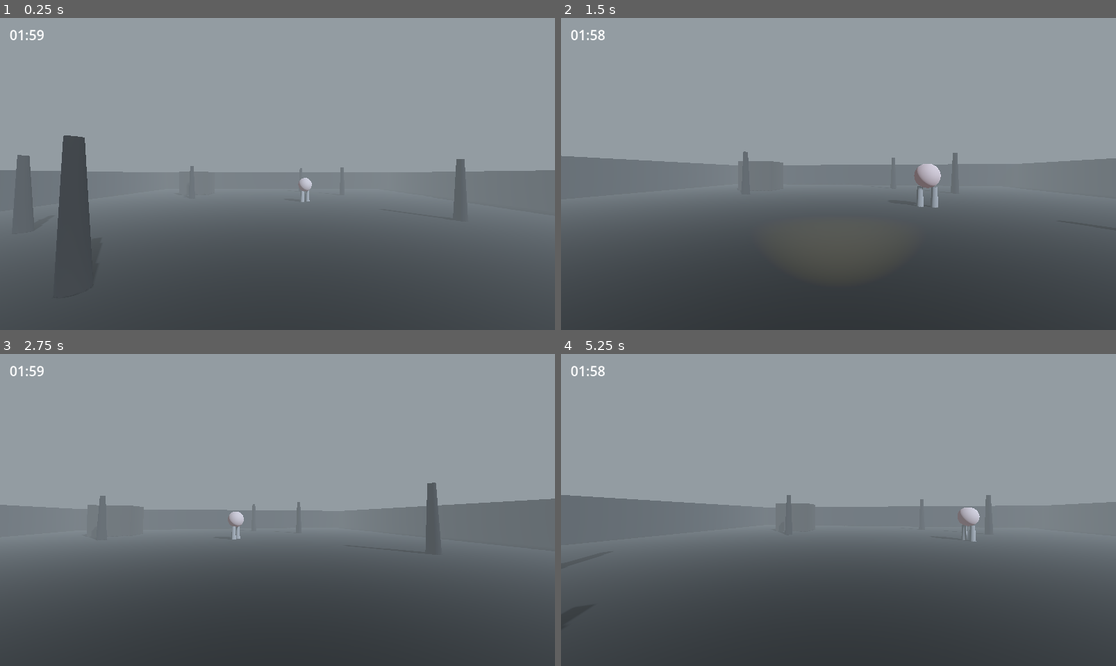
Above: before the commit, frames 1-4 (two rows, left to right).
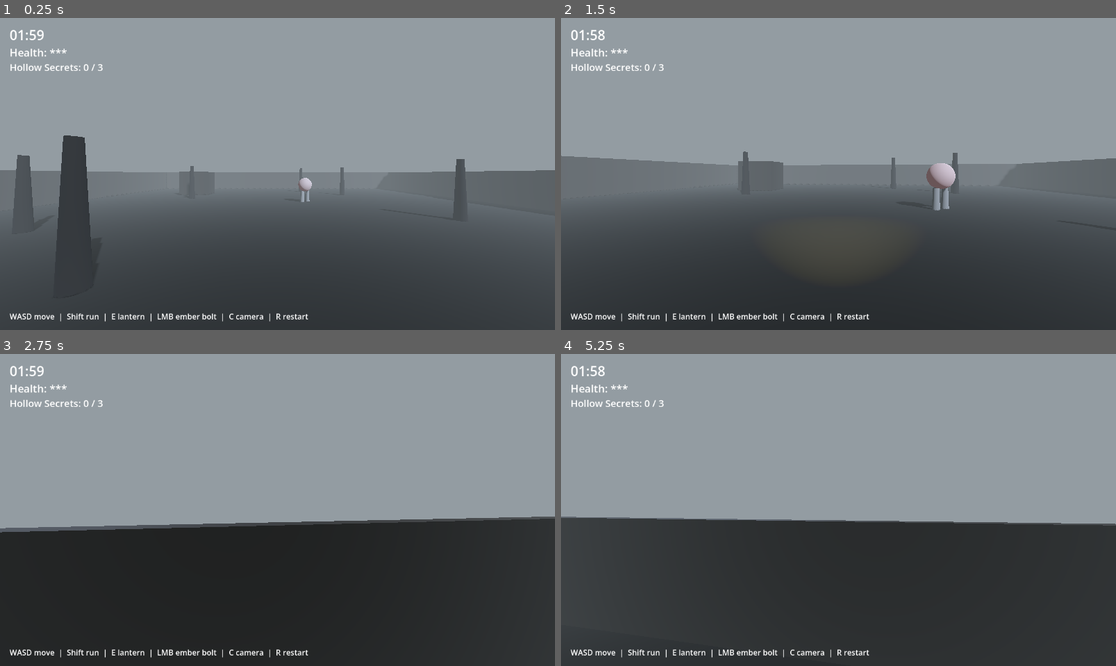
Above: after the commit, the same moments.

Repository: sashaperaza315/Armani-Studios
Game: Godot game, scene res://scenes/environments/forgotten_orchard/forgotten_orchard.tscn
The game is run twice, just before and just after one commit, with the same random seed, the same clock (stepped at 60 frames per second) and the same inputs.
Inputs (mouse positions are in pixels of both pictures, inside the frame that each line leads up to):
- Up to frame 1 (0.25 s): no input
- Up to frame 2 (1.5 s): move the mouse to (866, 174) at 0.52 s; hold Shift (sprint) 0.53-1.28 s; hold W (move_forward) from 0.53 s (still down); tap E (interact) at 0.6 s; click (866, 174) at 0.67 s; move the mouse to (810, 174) at 1.27 s; tap Shift (sprint) at 1.35 s
- Up to frame 3 (2.75 s): keep holding W (move_forward); click (249, 510) at 1.55 s; tap R (restart) at 2 s; move the mouse to (288, 503) at 2.02 s; hold C (toggle_camera, bound only after the commit) from 2.03 s (still down); click (288, 503) at 2.1 s
- Up to frame 4 (5.25 s): keep holding W (move_forward); move the mouse to (832, 516) at 2.77 s; release C (toggle_camera, bound only after the commit) at 2.78 s; tap C (toggle_camera, bound only after the commit) at 2.85 s; click (832, 516) at 2.92 s; tap E (interact) at 3.05, 3.6 s; move the mouse to (877, 513) at 3.52 s; hold Shift (sprint) 3.53-4.28 s; click (877, 513) at 3.67 s; tap R (restart) at 4.15 s; move the mouse to (794, 506) at 4.27 s; tap Shift (sprint) at 4.35 s; click (794, 506) at 4.55 s; move the mouse to (844, 510) at 5.02 s; hold C (toggle_camera, bound only after the commit) from 5.03 s (still down); click (844, 510) at 5.1 s

The runs differ from the first frame. In frame 1, 0.7% of the frame differs, in the area x 1-56%, y 9-98%; in frame 2, 1.4%; in frame 3, 45%, in the area x 0-100%, y 9-100%; in frame 4, 32%.

Commit message:
Sprint 0.5: playtest-driven revisions (Creative Decision Session #003)
- Camera: togglable first/third-person (C key), visible Warden body in
  third-person only, preserving Decision #1 as a mode rather than erasing it.
- Combat: Lantern Ember Bolt weapon (LMB), Watcher takes damage and can be
  defeated -> new win path. Flagged as provisional per Session #003 -
  revisit at next playtest before treating as locked canon.
- Objectives: finding all 3 Hollow secrets is now a second win path.
- Health: 3-hit health bar replaces instant loss on any Watcher hit.
- Bugfix: added an 8s activation delay before the Watcher can detect the
  player at all, restoring Decision #3's 'quiet first' intent that the
  original Sprint 0 build broke on this map scale.
- Fix: brightened fence material + slightly reduced fog density so the
  orchard boundary reads clearly instead of looking like '1 random wall.'
- Logged all of this as Creative Decision Session #003 rather than
  silently overwriting the original locked decisions.

Diff:
--- a/project/scenes/environments/forgotten_orchard/forgotten_orchard.tscn
+++ b/project/scenes/environments/forgotten_orchard/forgotten_orchard.tscn
@@ -13,7 +13,7 @@
 ambient_light_energy = 0.5
 fog_enabled = true
 fog_light_color = Color(0.45, 0.48, 0.5, 1)
-fog_density = 0.035
+fog_density = 0.022
 fog_sky_affect = 1.0
 tonemap_mode = 2
 
@@ -28,8 +28,11 @@
 roughness = 1.0
 
 [sub_resource type="StandardMaterial3D" id="FenceMat"]
-albedo_color = Color(0.1, 0.09, 0.08, 1)
-roughness = 1.0
+albedo_color = Color(0.32, 0.29, 0.25, 1)
+roughness = 0.85
+emission_enabled = true
+emission = Color(0.18, 0.17, 0.15, 1)
+emission_energy_multiplier = 0.3
 
 [sub_resource type="BoxShape3D" id="FenceShapeNS"]
 size = Vector3(34, 2.5, 0.3)
--- a/project/scenes/player/player.tscn
+++ b/project/scenes/player/player.tscn
@@ -7,12 +7,26 @@
 radius = 0.35
 height = 1.7
 
+[sub_resource type="CapsuleMesh" id="CapsuleMesh_1"]
+radius = 0.35
+height = 1.7
+
+[sub_resource type="StandardMaterial3D" id="WardenMat"]
+albedo_color = Color(0.35, 0.32, 0.3, 1)
+roughness = 0.9
+
 [node name="Player" type="CharacterBody3D"]
 script = ExtResource("1")
 
 [node name="Collision" type="CollisionShape3D" parent="."]
 transform = Transform3D(1, 0, 0, 0, 1, 0, 0, 0, 1, 0, 0.9, 0)
 shape = SubResource("CapsuleShape3D_1")
+
+[node name="WardenBody" type="MeshInstance3D" parent="."]
+visible = false
+transform = Transform3D(1, 0, 0, 0, 1, 0, 0, 0, 1, 0, 0.9, 0)
+mesh = SubResource("CapsuleMesh_1")
+surface_material_override/0 = SubResource("WardenMat")
 
 [node name="Head" type="Node3D" parent="."]
 transform = Transform3D(1, 0, 0, 0, 1, 0, 0, 0, 1, 0, 1.6, 0)
@@ -24,6 +38,9 @@
 [node name="InteractRay" type="RayCast3D" parent="Head/Camera3D"]
 target_position = Vector3(0, 0, -2.5)
 
+[node name="AttackRay" type="RayCast3D" parent="Head/Camera3D"]
+target_position = Vector3(0, 0, -15.0)
+
 [node name="SpiritLantern" type="Node3D" parent="Head/Camera3D"]
 script = ExtResource("2")
 
@@ -34,3 +51,10 @@
 shadow_enabled = true
 spot_range = 8.5
 spot_angle = 30.0
+
+[node name="ThirdPersonRig" type="Node3D" parent="Head"]
+
+[node name="Camera3D" type="Camera3D" parent="Head/ThirdPersonRig"]
+current = false
+fov = 75.0
+transform = Transform3D(-1, 0, 0, 0, 1, 0, 0, 0, -1, 0, 1.3, 4.0)
--- a/project/scenes/ui/hud.tscn
+++ b/project/scenes/ui/hud.tscn
@@ -13,6 +13,33 @@
 theme_override_font_sizes/font_size = 28
 text = "02:00"
 
+[node name="HealthLabel" type="Label" parent="."]
+offset_left = 20.0
+offset_top = 56.0
+offset_right = 260.0
+offset_bottom = 92.0
+theme_override_font_sizes/font_size = 22
+text = "Health: ***"
+
+[node name="ObjectiveLabel" type="Label" parent="."]
+offset_left = 20.0
+offset_top = 88.0
+offset_right = 320.0
+offset_bottom = 124.0
+theme_override_font_sizes/font_size = 20
+text = "Hollow Secrets: 0 / 3"
+
+[node name="ControlsHint" type="Label" parent="."]
+anchors_preset = 2
+anchor_top = 1.0
+anchor_bottom = 1.0
+offset_left = 20.0
+offset_top = -40.0
+offset_right = 620.0
+offset_bottom = -10.0
+theme_override_font_sizes/font_size = 16
+text = "WASD move  |  Shift run  |  E lantern  |  LMB ember bolt  |  C camera  |  R restart"
+
 [node name="MessageLabel" type="Label" parent="."]
 visible = false
 anchors_preset = 8
--- a/project/scripts/creatures/watcher.gd
+++ b/project/scripts/creatures/watcher.gd
@@ -1,23 +1,24 @@
 extends CharacterBody3D
 ## The Watcher — Sprint 0's only creature. GDD section 5.1 / Armani's
-## Creative Decision #4-5.
+## Creative Decision #4-5. Health/defeat added in Creative Decision
+## Session #003 (post-Sprint-0 playtest, provisional pending next test).
 ##
-## Three-zone rule (GDD 5.1 "Behavior rules", SPRINT_0.md: "this is the
-## entire game — get the feel right before anything else"):
+## Three-zone rule (GDD 5.1 "Behavior rules"):
 ##   1. IDLE   — outside laser range, unaware, patrols its home area.
 ##   2. TRACK  — inside laser range but outside the safe zone: tracks,
-##               telegraphs, fires a laser. Player must break line of
-##               sight or use cover.
+##               telegraphs, fires a laser.
 ##   3. SAFE   — inside laser-disable range but outside kick range: the
-##               core exploit. Laser is off, kick can't reach yet. It just
-##               stares. This is the "get close to stop the laser, but not
-##               too close" risk/reward band the design calls out by name.
-##   4. KICK   — inside kick range: laser is impossible, it kicks instead.
-## Distance thresholds are tuning knobs — playtest with Armani per
-## SPRINT_0.md step 7 before treating any number here as final.
+##               core exploit. Laser is off, kick can't reach yet.
+##   4. KICK   — inside kick range: kicks instead of firing.
+##
+## ACTIVATION_DELAY is a bugfix, not a design pivot: Armani's Decision #3
+## asked for a few quiet seconds before any Watcher tension starts, and
+## the original Sprint 0 build broke that on a map this small relative to
+## LASER_RANGE. This restores the intended pacing.
 
 enum State { IDLE, TRACK, SAFE, KICK }
 
+const ACTIVATION_DELAY := 8.0
 const KICK_RANGE := 2.0
 const LASER_DISABLE_RANGE := 4.5  # upper bound of the safe zone
 const LASER_RANGE := 12.0
@@ -28,6 +29,7 @@
 const PATROL_WAIT_MIN := 2.0
 const PATROL_WAIT_MAX := 4.5
 const PATROL_RADIUS := 7.0
+const MAX_HEALTH := 3
 
 @onready var los_ray: RayCast3D = $LineOfSightRay
 @onready var laser_beam: MeshInstance3D = $LaserBeam
@@ -43,6 +45,9 @@
 var telegraphing := false
 var telegraph_timer := 0.0
 var flash_timer := 0.0
+var activation_timer := ACTIVATION_DELAY
+var health := MAX_HEALTH
+var defeated := false
 
 
 func _ready() -> void:
@@ -61,10 +66,26 @@
 
 
 func on_lantern_hit() -> void:
-	# Detectable reaction to the lantern beam (SPRINT_0.md requirement).
-	# Placeholder flicker on the blockout mesh; swap for material flash +
-	# audio cue once real art/audio lands (see GDD section 8).
 	flash_timer = 0.35
+
+
+func take_damage(amount: int) -> void:
+	if defeated:
+		return
+	health -= amount
+	flash_timer = 0.3
+	if health <= 0:
+		_defeat()
+
+
+func _defeat() -> void:
+	defeated = true
+	telegraphing = false
+	laser_beam.visible = false
+	set_physics_process(false)
+	var tween := create_tween()
+	tween.tween_property(self, "scale", Vector3(0.05, 0.05, 0.05), 0.6)
+	GameManager.watcher_defeated()
 
 
 func _physics_process(delta: float) -> void:
@@ -77,6 +98,12 @@
 		eye.scale = Vector3.ONE * (1.0 + 0.06 * sin(flash_timer * 40.0))
 	else:
 		eye.scale = Vector3.ONE
+
+	if activation_timer > 0.0:
+		activation_timer -= delta
+		_process_idle(delta)
+		move_and_slide()
+		return
 
 	var distance := global_position.distance_to(player.global_position)
 	var can_see := _has_line_of_sight()
@@ -152,7 +179,6 @@
 
 
 func _process_safe() -> void:
-	# The exploit zone: laser is disabled, kick can't reach. It just stares.
 	velocity.x = 0.0
 	velocity.z = 0.0
 	_face_player()
@@ -190,7 +216,7 @@
 			laser_beam.visible = false
 	)
 	if hit and global_position.distance_to(player.global_position) <= LASER_RANGE:
-		GameManager.player_caught("The Watcher's laser found you.")
+		GameManager.player_hit(1, "The Watcher's laser found you.")
 
 
 func _aim_laser_beam() -> void:
@@ -212,4 +238,4 @@
 	kick_timer -= delta
 	if kick_timer <= 0.0:
 		kick_timer = KICK_COOLDOWN
-		GameManager.player_caught("The Watcher kicked you.")
+		GameManager.player_hit(1, "The Watcher kicked you.")
--- a/project/scripts/items/hidden_object.gd
+++ b/project/scripts/items/hidden_object.gd
@@ -1,8 +1,7 @@
 extends Node3D
 ## Attach to any prop that should be invisible until lit by the Spirit
-## Lantern. Sprint 0: 2-3 of these placed in The Forgotten Orchard.
-
-@export var stays_revealed := true
+## Lantern. Feeds GameManager's "find 3 Hollow secrets" escape objective
+## (Creative Decision Session #003).
 
 var revealed := false
 
@@ -13,7 +12,8 @@
 
 
 func on_lit() -> void:
-	if revealed and stays_revealed:
+	if revealed:
 		return
 	revealed = true
 	visible = true
+	GameManager.secret_found()
--- a/project/scripts/player/player.gd
+++ b/project/scripts/player/player.gd
@@ -1,27 +1,35 @@
 extends CharacterBody3D
-## The Young Warden — Sprint 0 first-person controller.
-## Camera perspective is LOCKED to first-person (Armani, Creative Decision #1).
-## Scope: walk/run, look, collide with orchard geometry, single interact
-## input that toggles the Spirit Lantern (or triggers a nearby interactable).
+## The Young Warden — Sprint 0.5 controller.
+## Camera is now TOGGLABLE between first-person (original Creative
+## Decision #1) and third-person (Armani's playtest request — see
+## Creative Decision Session #003 in ARMANI_CREATIVE_DECISIONS.md).
+## Also adds the Lantern Ember Bolt weapon from that same session.
 
 const SPEED := 4.2
 const SPRINT_SPEED := 6.4
 const MOUSE_SENSITIVITY := 0.0025
 const GRAVITY := 9.8
 const INTERACT_RANGE := 2.5
+const ATTACK_COOLDOWN := 1.0
 
 @onready var head: Node3D = $Head
-@onready var camera: Camera3D = $Head/Camera3D
+@onready var fps_camera: Camera3D = $Head/Camera3D
+@onready var third_person_camera: Camera3D = $Head/ThirdPersonRig/Camera3D
+@onready var warden_body: MeshInstance3D = $WardenBody
 @onready var interact_ray: RayCast3D = $Head/Camera3D/InteractRay
+@onready var attack_ray: RayCast3D = $Head/Camera3D/AttackRay
 @onready var lantern = $Head/Camera3D/SpiritLantern
 
 var lantern_on := false
+var third_person := false
+var attack_timer := 0.0
 
 
 func _ready() -> void:
 	add_to_group("player")
 	Input.mouse_mode = Input.MOUSE_MODE_CAPTURED
 	lantern.set_on(false)
+	_apply_camera_mode()
 
 
 func _unhandled_input(event: InputEvent) -> void:
@@ -34,6 +42,18 @@
 			Input.mouse_mode = Input.MOUSE_MODE_VISIBLE
 		else:
 			Input.mouse_mode = Input.MOUSE_MODE_CAPTURED
+	if event.is_action_pressed("toggle_camera"):
+		third_person = not third_person
+		_apply_camera_mode()
+
+
+func _apply_camera_mode() -> void:
+	fps_camera.current = not third_person
+	third_person_camera.current = third_person
+	# Decision #1's "no seeing your own body" only applies in first-person;
+	# the Warden model exists solely for the third-person mode added in
+	# Creative Decision Session #003.
+	warden_body.visible = third_person
 
 
 func _physics_process(delta: float) -> void:
@@ -55,8 +75,13 @@
 
 	move_and_slide()
 
+	if attack_timer > 0.0:
+		attack_timer -= delta
+
 	if Input.is_action_just_pressed("interact"):
 		_handle_interact()
+	if Input.is_action_just_pressed("attack") and attack_timer <= 0.0:
+		_handle_attack()
 
 
 func _handle_interact() -> void:
@@ -67,3 +92,15 @@
 			return
 	lantern_on = not lantern_on
 	lantern.set_on(lantern_on)
+
+
+func _handle_attack() -> void:
+	# Lantern Ember Bolt — Creative Decision Session #003, Decision 8.
+	# Provisional per that decision's own note: evaluate at next playtest
+	# before treating this as locked canon the way Decisions 1-7 are.
+	attack_timer = ATTACK_COOLDOWN
+	attack_ray.force_raycast_update()
+	if attack_ray.is_colliding():
+		var hit := attack_ray.get_collider()
+		if hit and hit.is_in_group("watcher") and hit.has_method("take_damage"):
+			hit.take_damage(1)
--- a/project/scripts/systems/game_manager.gd
+++ b/project/scripts/systems/game_manager.gd
@@ -1,18 +1,26 @@
 extends Node
-## Autoload — Sprint 0 win/lose loop for The Forgotten Orchard.
-## Win condition (Armani, Creative Decision #6): survive a set timer, no exit point.
-## Lose condition: caught by The Watcher's laser or kick.
+## Autoload — Sprint 0.5 win/lose loop for The Forgotten Orchard.
+## Updated per Armani's Creative Decision Session #003 (post-Sprint-0
+## playtest): three win paths (survive the timer, find 3 Hollow secrets,
+## or defeat The Watcher) and a 3-hit health bar instead of instant loss.
 
 signal state_changed(new_state: String)
 signal time_updated(seconds_left: float)
+signal health_changed(current: int, max_health: int)
+signal objective_updated(found: int, total: int)
 
 enum RunState { PLAYING, WON, LOST }
 
-const SURVIVAL_TIME := 120.0  # 2 minutes, per GDD section 5 / SPRINT_0 win condition. Tune by feel.
+const SURVIVAL_TIME := 120.0
+const MAX_HEALTH := 3
+const SECRETS_REQUIRED := 3
 
 var run_state: RunState = RunState.PLAYING
 var time_left := SURVIVAL_TIME
 var lose_reason := ""
+var win_reason := ""
+var player_health := MAX_HEALTH
+var secrets_found := 0
 
 
 func _ready() -> void:
@@ -25,21 +33,38 @@
 	time_left = max(time_left - delta, 0.0)
 	time_updated.emit(time_left)
 	if time_left <= 0.0:
-		_win()
+		_win("You survived The Watcher.")
 
 
-func player_caught(reason: String) -> void:
+func player_hit(amount: int, reason: String) -> void:
 	if run_state != RunState.PLAYING:
 		return
-	lose_reason = reason
-	run_state = RunState.LOST
-	state_changed.emit("lost")
+	player_health = max(player_health - amount, 0)
+	health_changed.emit(player_health, MAX_HEALTH)
+	if player_health <= 0:
+		lose_reason = reason
+		run_state = RunState.LOST
+		state_changed.emit("lost")
 
 
-func _win() -> void:
+func secret_found() -> void:
+	if run_state != RunState.PLAYING:
+		return
+	secrets_found += 1
+	objective_updated.emit(secrets_found, SECRETS_REQUIRED)
+	if secrets_found >= SECRETS_REQUIRED:
+		_win("You uncovered the Hollow's secrets and escaped.")
+
+
+func watcher_defeated() -> void:
+	_win("You defeated The Watcher.")
+
+
+func _win(reason: String) -> void:
 	if run_state != RunState.PLAYING:
 		return
 	run_state = RunState.WON
+	win_reason = reason
 	state_changed.emit("won")
 
 
@@ -52,3 +77,6 @@
 	run_state = RunState.PLAYING
 	time_left = SURVIVAL_TIME
 	lose_reason = ""
+	win_reason = ""
+	player_health = MAX_HEALTH
+	secrets_found = 0
--- a/project/scripts/systems/input_setup.gd
+++ b/project/scripts/systems/input_setup.gd
@@ -1,23 +1,34 @@
 extends Node
-## Autoload — defines the Sprint 0 input map in code so the project works
+## Autoload — defines the input map in code so the project works
 ## identically on any machine without hand-edited project.godot input blocks.
 ## Must be the FIRST autoload listed in project.godot so actions exist before
 ## any scene (Player, HUD) reads them in _ready().
 
 func _ready() -> void:
-	_bind("move_forward", KEY_W)
-	_bind("move_back", KEY_S)
-	_bind("move_left", KEY_A)
-	_bind("move_right", KEY_D)
-	_bind("sprint", KEY_SHIFT)
-	_bind("interact", KEY_E)
-	_bind("restart", KEY_R)
+	_bind_key("move_forward", KEY_W)
+	_bind_key("move_back", KEY_S)
+	_bind_key("move_left", KEY_A)
+	_bind_key("move_right", KEY_D)
+	_bind_key("sprint", KEY_SHIFT)
+	_bind_key("interact", KEY_E)
+	_bind_key("restart", KEY_R)
+	_bind_key("toggle_camera", KEY_C)
+	_bind_mouse_button("attack", MOUSE_BUTTON_LEFT)
 
 
-func _bind(action: String, keycode: Key) -> void:
+func _bind_key(action: String, keycode: Key) -> void:
 	if InputMap.has_action(action):
 		return
 	InputMap.add_action(action)
 	var event := InputEventKey.new()
 	event.physical_keycode = keycode
 	InputMap.action_add_event(action, event)
+
+
+func _bind_mouse_button(action: String, button: MouseButton) -> void:
+	if InputMap.has_action(action):
+		return
+	InputMap.add_action(action)
+	var event := InputEventMouseButton.new()
+	event.button_index = button
+	InputMap.action_add_event(action, event)
--- a/project/scripts/ui/hud.gd
+++ b/project/scripts/ui/hud.gd
@@ -1,18 +1,23 @@
 extends CanvasLayer
-## Sprint 0 HUD — visible on-screen survival timer (producer's-discretion
-## call from SPRINT_0.md's open decision; revisit with Armani if an
-## atmospheric-only countdown feels better once it's playable) plus the
-## minimal win/lose text called for in SPRINT_0.md section 5.
+## Sprint 0.5 HUD — timer, health, objective progress, win/lose message,
+## and a controls hint (added because Session #003 doubled the control
+## scheme: camera toggle + attack are new).
 
 @onready var timer_label: Label = $TimerLabel
+@onready var health_label: Label = $HealthLabel
+@onready var objective_label: Label = $ObjectiveLabel
 @onready var message_label: Label = $MessageLabel
 
 
 func _ready() -> void:
 	GameManager.time_updated.connect(_on_time_updated)
 	GameManager.state_changed.connect(_on_state_changed)
+	GameManager.health_changed.connect(_on_health_changed)
+	GameManager.objective_updated.connect(_on_objective_updated)
 	message_label.visible = false
 	_on_time_updated(GameManager.time_left)
+	_on_health_changed(GameManager.player_health, GameManager.MAX_HEALTH)
+	_on_objective_updated(GameManager.secrets_found, GameManager.SECRETS_REQUIRED)
 
 
 func _on_time_updated(seconds_left: float) -> void:
@@ -20,10 +25,18 @@
 	timer_label.text = "%02d:%02d" % [s / 60, s % 60]
 
 
+func _on_health_changed(current: int, max_health: int) -> void:
+	health_label.text = "Health: " + "*".repeat(current) + ".".repeat(max_health - current)
+
+
+func _on_objective_updated(found: int, total: int) -> void:
+	objective_label.text = "Hollow Secrets: %d / %d" % [found, total]
+
+
 func _on_state_changed(new_state: String) -> void:
 	message_label.visible = true
 	if new_state == "won":
-		message_label.text = "You survived.\nPress R to play again."
+		message_label.text = "%s\nPress R to play again." % GameManager.win_reason
 	else:
 		message_label.text = "%s\nPress R to play again." % GameManager.lose_reason
 
Not shown: 1 places in project/scenes/player/player.tscn that only renumber resources
Not shown, changed: docs/design/ARMANI_CREATIVE_DECISIONS.md
